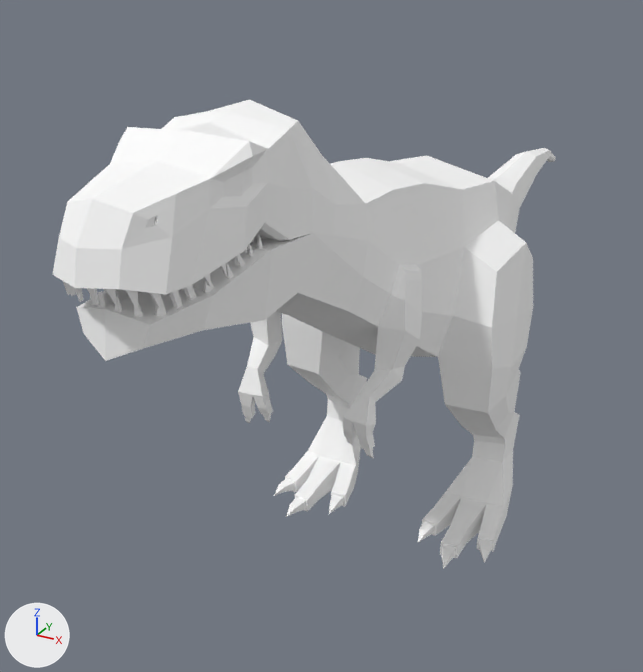
Renders of the glTF model frontend/assets/models3d/packs/quaternius-fbx/trex.glb from each side of a commit.
Camera for both pictures: a camera (50 mm lens) standing at (1.33, -3.15, 2.29) and looking at (-0.32, -0.14, 0.79). The axes (+X, +Y, +Z) are drawn at lower left. The lights are the same throughout. The picture after the commit comes second. Where no turn or scale is listed for an object, it has been applied to the vertices.

The older version as bpy lines, for what is in view:
```python
mat_material_0 = principled_material('Material_0')
mat_material_0.base_color = (1.0, 1.0, 1.0)  # white #ffffff
mat_material_0.roughness = 0.85
mat_material_1 = principled_material('Material_1')
mat_material_1.base_color = (1.0, 1.0, 1.0)  # white #ffffff
mat_material_1.roughness = 0.85
mat_material_2 = principled_material('Material_2')
mat_material_2.base_color = (1.0, 1.0, 1.0)  # white #ffffff
mat_material_2.roughness = 0.85
mat_material_3 = principled_material('Material_3')
mat_material_3.base_color = (1.0, 1.0, 1.0)  # white #ffffff
mat_material_3.roughness = 0.85
mat_material_4 = principled_material('Material_4')
mat_material_4.base_color = (1.0, 1.0, 1.0)  # white #ffffff
mat_material_4.roughness = 0.85
me_mesh_0 = bpy.data.meshes.new('Mesh_0')
me_mesh_0.from_pydata(...)  # 912 vertices, 1820 faces; spans x -0.5..0.5, y -1.83..2.08, z 0.0..1.92
# faces by material slot: [308, 156, 994, 120, 242]
me_mesh_0.materials.append(mat_material_0)  # white #ffffff
me_mesh_0.materials.append(mat_material_1)  # white #ffffff
me_mesh_0.materials.append(mat_material_2)  # white #ffffff
me_mesh_0.materials.append(mat_material_3)  # white #ffffff
me_mesh_0.materials.append(mat_material_4)  # white #ffffff
ob_trex = bpy.data.objects.new('Trex', me_mesh_0)
ob_trex.location = (0.0, 0.0, 0.0)
```
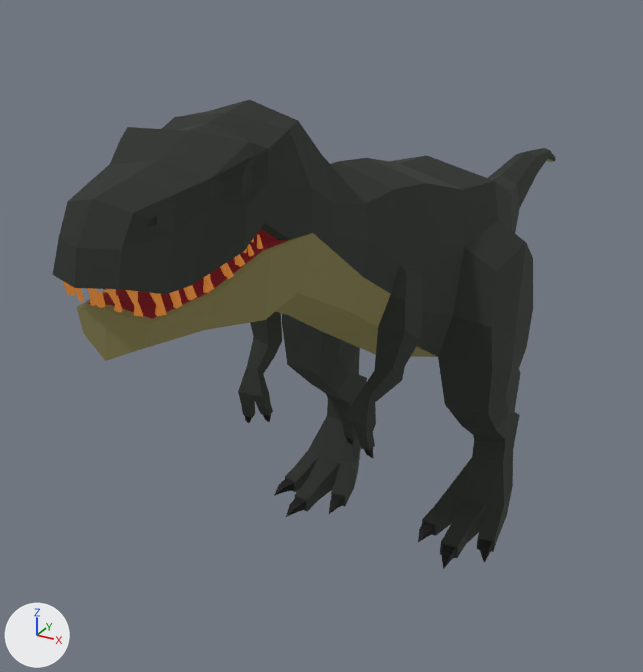
Changed parts and their boxes [x1, y1, x2, y2] in the pictures (643 x 672 px):
'Trex', recoloured, surface changed (white to black)
    both: [53, 99, 556, 569]

The edits, one by one:
Material 'Material_0' (mat_material_0) changes colour from white #ffffff to brown #9d5e24; in linear values from (1.0, 1.0, 1.0) to (0.337, 0.113, 0.0178).
In material 'Material_0' (mat_material_0), emission_strength is now set to 1.0.
Material 'Material_1' (mat_material_1) changes colour from white #ffffff to dark yellow #4b4729; in linear values from (1.0, 1.0, 1.0) to (0.0711, 0.0634, 0.0219).
In material 'Material_1' (mat_material_1), emission_color is now set to (0.0711, 0.0634, 0.0219), dark yellow #4b4729.
In material 'Material_1' (mat_material_1), emission_strength is now set to 1.0.
Material 'Material_2' (mat_material_2) changes colour from white #ffffff to black #131612; in linear values from (1.0, 1.0, 1.0) to (0.00638, 0.00814, 0.00584).
In material 'Material_2' (mat_material_2), emission_color is now set to (0.00638, 0.00814, 0.00584), black #131612.
In material 'Material_2' (mat_material_2), emission_strength is now set to 1.0.
Material 'Material_3' (mat_material_3) changes colour from white #ffffff to black #010101; in linear values from (1.0, 1.0, 1.0) to (0.000434, 0.000434, 0.000434).
Material 'Material_4' (mat_material_4) changes colour from white #ffffff to dark red #4d0e12; in linear values from (1.0, 1.0, 1.0) to (0.0748, 0.00458, 0.00604).
In material 'Material_4' (mat_material_4), emission_strength is now set to 1.0.
